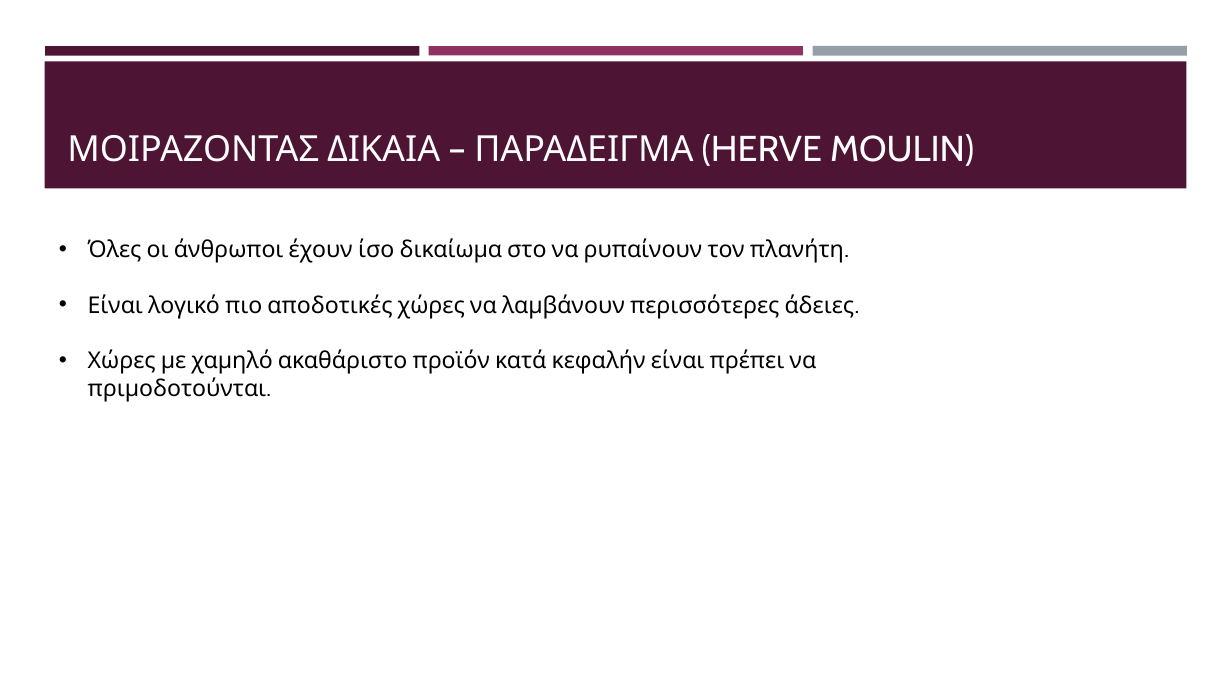
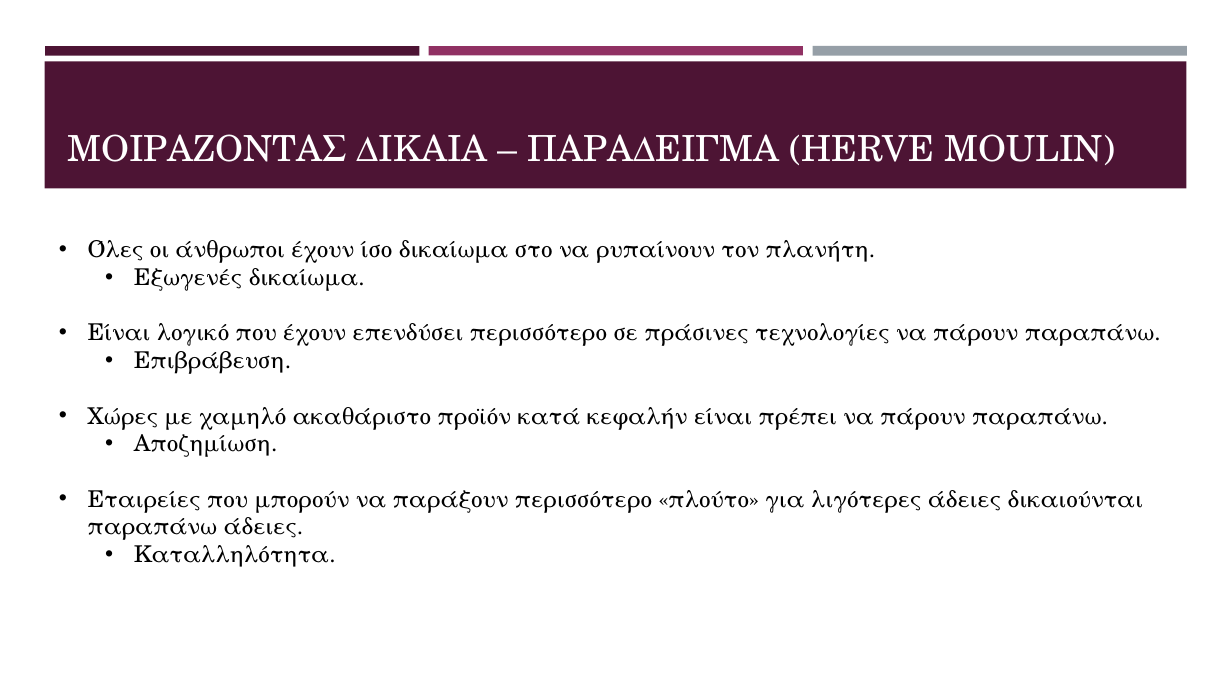
Before and after one commit to kwpap/Diplomatiki_kwpap_step_1, a slide deck: slide 7 of Thesis/Παρουσίαση.pptx. Drawn at 1232x693 pixels with LibreOffice and Linux fonts; fonts in the diff are those of the drawing. Boxes give left, top, right and bottom in pixels: in the first picture for what was removed or moved away, otherwise in the second. Text is boxed around its words. In the diff, an @@ line names an element or a change of style, - is before the commit and + after.

```diff
--- a/Thesis/Παρουσίαση.pptx
+++ b/Thesis/Παρουσίαση.pptx
@@ title "ΜΟΙΡΑΖΟΝΤΑΣ ΔΙΚΑΙΑ – ΠΑΡΑΔΕΙΓΜΑ (HERVE ..." at (67,134,1115,165): font Cabin to TeX Gyre Schola @@
@@ text at (88,262,1161,540): text changed; font Cabin to TeX Gyre Schola @@
-• Είναι λογικό πιο αποδοτικές χώρες να λαμβάνουν περισσότερες άδειες.
-• Χώρες με χαμηλό ακαθάριστο προϊόν κατά κεφαλήν είναι πρέπει να πριμοδοτούνται.
+  • Εξωγενές δικαίωμα.
+• Είναι λογικό που έχουν επενδύσει περισσότερο σε πράσινες τεχνολογίες να πάρουν παραπάνω.
+  • Επιβράβευση.
+• Χώρες με χαμηλό ακαθάριστο προϊόν κατά κεφαλήν είναι πρέπει να πάρουν παραπάνω.
+  • Αποζημίωση.
+• Εταιρείες που μπορούν να παράξουν περισσότερο «πλούτο» για λιγότερες άδειες δικαιούνται παραπάνω άδειες.
+  • Καταλληλότητα.
@@ text at (88,240,876,263): font Cabin to TeX Gyre Schola in "Όλες οι άνθρωποι έχουν ίσο δικαίωμα στο ..." @@
```
Also in this commit, not shown: 19 other slides changed, 16 slides added, 4 slides removed, 2 other files.
